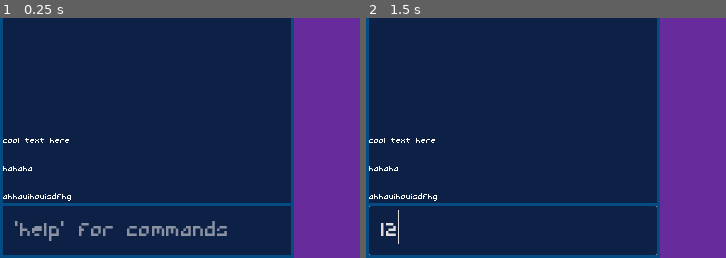
Above: before the commit, frames 1-2 (left to right).
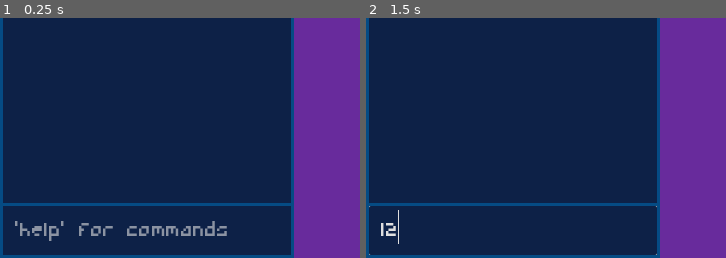
Above: after the commit, the same moments.

Repository: BoopEnthusiast/Micro-Jam-15
Game: Godot game, scene res://scenes/main.tscn
The game is run twice, just before and just after one commit, with the same random seed, the same clock (stepped at 60 frames per second) and the same inputs.
Inputs (mouse positions are % of the whole screen's width and height, from its top left):
- Up to frame 1 (0.25 s): no input
- Up to frame 2 (1.5 s): click (20, 94) at 0.52 s; type "12" at 0.6 s
The pictures show only the part of the screen within x 0-50%, y 50-100%; the shares and areas given below are measured in that part.

The runs differ from the first frame. In frame 1, 0.3% of the frame differs, in the area x 0-20%, y 50-77%; in frame 2, 0.3%.

Commit message:
hide navmesh enter text

Diff:
--- a/scenes/main.tscn
+++ b/scenes/main.tscn
@@ -12,6 +12,7 @@
 [node name="Main" type="Node2D"]
 
 [node name="NavMesh" type="NavigationRegion2D" parent="."]
+visible = false
 position = Vector2(-1204, -608)
 navigation_polygon = SubResource("NavigationPolygon_c3t1r")
 
--- a/scenes/ui.tscn
+++ b/scenes/ui.tscn
@@ -55,12 +55,6 @@
 [node name="Log" type="RichTextLabel" parent="TextBackground/LogContainer"]
 layout_mode = 2
 bbcode_enabled = true
-text = "cool text here
-
-hahaha
-
-ahhauihouisdfhg
-"
 fit_content = true
 autowrap_mode = 1
 script = ExtResource("1_2ttvf")
--- a/scripts/terminal.gd
+++ b/scripts/terminal.gd
@@ -4,25 +4,35 @@
 var last_caret_column: int
 
 
+@onready var log = $"../TextBackground/LogContainer/Log"
+
+
 func _on_text_changed():
+	# Add spacing
 	if not text.begins_with(" "):
 		text = " " + text
 
+	# Remove spacing if there's no other text
 	if len(text) <= 1:
 		text = ""
 		return
 
+	# Move caret when they add text from empty
 	if len(text) == 2:
 		set_caret_column(2)
 
+	# User says to input
 	if text.contains("\n"):
-		text = text.replace("\n", "")
-		set_caret_column(last_caret_column)
+		text = ""
+		log.add_log(text)
 
+	# Store caret position
 	last_caret_column = get_caret_column()
 
 func _on_caret_changed():
+	# Don't let user move caret behind spacing
 	if get_caret_column() < 1:
 		set_caret_column(1)
 
+	# Store caret position
 	last_caret_column = get_caret_column()
--- a/scripts/terminal_log.gd
+++ b/scripts/terminal_log.gd
@@ -1,6 +1,5 @@
 extends RichTextLabel
 
 
-# Called when the node enters the scene tree for the first time.
-func _ready():
-	pass
+func add_log(text_to_add: String) -> void:
+	append_text("\n %s" % text_to_add.replace("[", "[lb]"))
